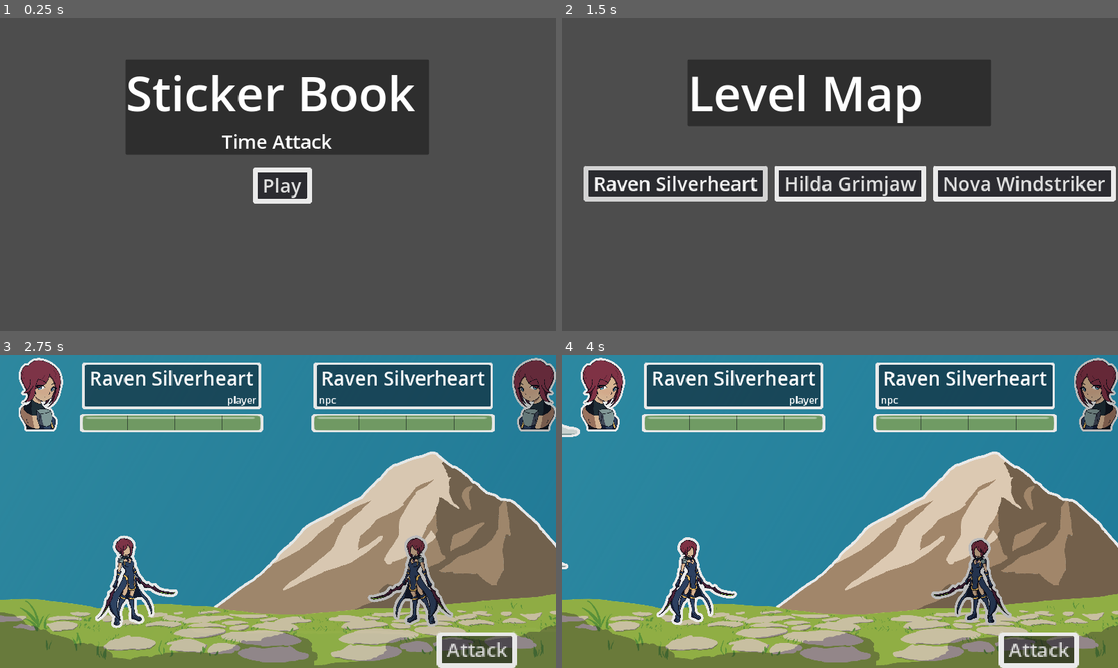
Above: before the commit, frames 1-4 (two rows, left to right).
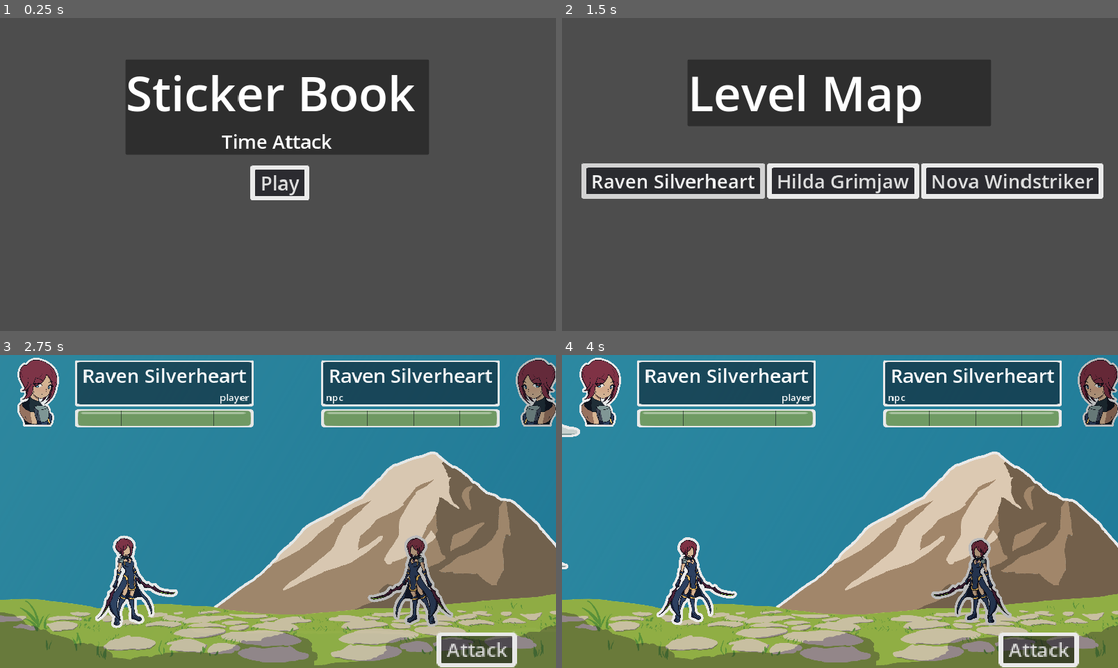
Above: after the commit, the same moments.

Repository: MajorZiploc/sticker_book_moments
Game: Godot game, scene res://scenes/title_scene.tscn
Same seed, same stepped clock (60 frames per second), same inputs: the game is played once before the commit and once after it.
Inputs (mouse positions are in pixels of both pictures, inside the frame that each line leads up to):
- Up to frame 1 (0.25 s): no input
- Up to frame 2 (1.5 s): click "Play" at 0.5 s; click "Raven Silverheart" at 1.25 s
- Up to frame 3 (2.75 s): click "Raven Silverheart" at 2 s
- Up to frame 4 (4 s): tap Enter at 2.75, 2.85 s; move the mouse to (962, 495) at 2.77 s; hold D (right) 2.78-3.53 s; click (962, 495) at 2.92 s; move the mouse to (728, 527) at 3.52 s; hold S (down) from 3.53 s (still down); tap F at 3.6 s

The runs differ from the first frame. In frame 1, 0.8% of the frame differs, in the area x 45-57%, y 46-60%; in frame 2, 6.5%; in frame 3, 9.6%; in frame 4, 9.6%, in the area x 3-100%, y 0-100%.

Commit message:
reduce negative space for panels

Diff:
--- a/our_theme.tres
+++ b/our_theme.tres
@@ -1,137 +1,149 @@
 [gd_resource type="Theme" load_steps=30 format=3 uid="uid://b755fr2pdu1kf"]
 
-[ext_resource type="Texture2D" path="res://art/my/ui/panel_sticker_large.png" id="1_47dse"]
-[ext_resource type="Texture2D" path="res://art/my/ui/panel_sticker_medium.png" id="2_nqhew"]
-[ext_resource type="Texture2D" path="res://art/my/ui/panel_sticker_small.png" id="3_1kfiv"]
+[ext_resource type="Texture2D" uid="uid://dgdh5tjrid1tx" path="res://art/my/ui/panel_sticker_large.png" id="1_47dse"]
+[ext_resource type="Texture2D" uid="uid://bcu8f8c7d303k" path="res://art/my/ui/panel_sticker_medium.png" id="2_nqhew"]
+[ext_resource type="Texture2D" uid="uid://cw3p0r02olwim" path="res://art/my/ui/panel_sticker_small.png" id="3_1kfiv"]
 [ext_resource type="Texture2D" uid="uid://bw2f2ypxgr8qf" path="res://art/my/ui/panel_sticker_xsmall.png" id="4_oa1fk"]
 
 [sub_resource type="StyleBoxTexture" id="StyleBoxTexture_uhqe4"]
 texture = ExtResource("3_1kfiv")
-texture_margin_left = 10.0
-texture_margin_top = 10.0
-texture_margin_right = 10.0
-texture_margin_bottom = 10.0
+texture_margin_left = 5.0
+texture_margin_top = 5.0
+texture_margin_right = 5.0
+texture_margin_bottom = 5.0
 modulate_color = Color(1, 1, 1, 0.7)
 
 [sub_resource type="StyleBoxTexture" id="StyleBoxTexture_thhg4"]
 texture = ExtResource("3_1kfiv")
-texture_margin_left = 10.0
-texture_margin_top = 10.0
-texture_margin_right = 10.0
-texture_margin_bottom = 10.0
+texture_margin_left = 5.0
+texture_margin_top = 5.0
+texture_margin_right = 5.0
+texture_margin_bottom = 5.0
 modulate_color = Color(0.9, 0.9, 0.9, 1)
 
 [sub_resource type="StyleBoxTexture" id="StyleBoxTexture_ydr44"]
 texture = ExtResource("3_1kfiv")
-texture_margin_left = 10.0
-texture_margin_top = 10.0
-texture_margin_right = 10.0
-texture_margin_bottom = 10.0
+texture_margin_left = 5.0
+texture_margin_top = 5.0
+texture_margin_right = 5.0
+texture_margin_bottom = 5.0
 modulate_color = Color(0.9, 0.9, 0.9, 1)
 
 [sub_resource type="StyleBoxTexture" id="StyleBoxTexture_lxfxg"]
 texture = ExtResource("3_1kfiv")
-texture_margin_left = 10.0
-texture_margin_top = 10.0
-texture_margin_right = 10.0
-texture_margin_bottom = 10.0
+texture_margin_left = 5.0
+texture_margin_top = 5.0
+texture_margin_right = 5.0
+texture_margin_bottom = 5.0
 
 [sub_resource type="StyleBoxTexture" id="StyleBoxTexture_ffv3v"]
 texture = ExtResource("3_1kfiv")
-texture_margin_left = 10.0
-texture_margin_top = 10.0
-texture_margin_right = 10.0
-texture_margin_bottom = 10.0
+texture_margin_left = 5.0
+texture_margin_top = 5.0
+texture_margin_right = 5.0
+texture_margin_bottom = 5.0
 modulate_color = Color(0.8, 0.8, 0.8, 1)
 
 [sub_resource type="StyleBoxTexture" id="StyleBoxTexture_htoqo"]
 texture = ExtResource("1_47dse")
-texture_margin_left = 20.0
-texture_margin_top = 20.0
-texture_margin_right = 20.0
-texture_margin_bottom = 20.0
+texture_margin_left = 15.0
+texture_margin_top = 15.0
+texture_margin_right = 15.0
+texture_margin_bottom = 15.0
 modulate_color = Color(1, 1, 1, 0.7)
 
 [sub_resource type="StyleBoxTexture" id="StyleBoxTexture_tctvh"]
 texture = ExtResource("1_47dse")
-texture_margin_left = 20.0
-texture_margin_top = 20.0
-texture_margin_right = 20.0
-texture_margin_bottom = 20.0
+texture_margin_left = 15.0
+texture_margin_top = 15.0
+texture_margin_right = 15.0
+texture_margin_bottom = 15.0
 modulate_color = Color(0.9, 0.9, 0.9, 1)
 
 [sub_resource type="StyleBoxTexture" id="StyleBoxTexture_sppww"]
 texture = ExtResource("1_47dse")
-texture_margin_left = 20.0
-texture_margin_top = 20.0
-texture_margin_right = 20.0
-texture_margin_bottom = 20.0
+texture_margin_left = 15.0
+texture_margin_top = 15.0
+texture_margin_right = 15.0
+texture_margin_bottom = 15.0
 modulate_color = Color(0.9, 0.9, 0.9, 1)
 
 [sub_resource type="StyleBoxTexture" id="StyleBoxTexture_fwthj"]
 texture = ExtResource("1_47dse")
-texture_margin_left = 20.0
-texture_margin_top = 20.0
-texture_margin_right = 20.0
-texture_margin_bottom = 20.0
+texture_margin_left = 15.0
+texture_margin_top = 15.0
+texture_margin_right = 15.0
+texture_margin_bottom = 15.0
 
 [sub_resource type="StyleBoxTexture" id="StyleBoxTexture_5lo13"]
 texture = ExtResource("1_47dse")
-texture_margin_left = 20.0
-texture_margin_top = 20.0
-texture_margin_right = 20.0
-texture_margin_bottom = 20.0
+texture_margin_left = 15.0
+texture_margin_top = 15.0
+texture_margin_right = 15.0
+texture_margin_bottom = 15.0
 modulate_color = Color(0.8, 0.8, 0.8, 1)
 
 [sub_resource type="StyleBoxTexture" id="StyleBoxTexture_ikx1g"]
 texture = ExtResource("2_nqhew")
-texture_margin_left = 15.0
-texture_margin_top = 15.0
-texture_margin_right = 15.0
-texture_margin_bottom = 15.0
+texture_margin_left = 10.0
+texture_margin_top = 10.0
+texture_margin_right = 10.0
+texture_margin_bottom = 10.0
 modulate_color = Color(1, 1, 1, 0.701961)
 
 [sub_resource type="StyleBoxTexture" id="StyleBoxTexture_gxl7i"]
 texture = ExtResource("2_nqhew")
-texture_margin_left = 15.0
-texture_margin_top = 15.0
-texture_margin_right = 15.0
-texture_margin_bottom = 15.0
+texture_margin_left = 10.0
+texture_margin_top = 10.0
+texture_margin_right = 10.0
+texture_margin_bottom = 10.0
 modulate_color = Color(0.901961, 0.901961, 0.901961, 1)
 
 [sub_resource type="StyleBoxTexture" id="StyleBoxTexture_st18e"]
 texture = ExtResource("2_nqhew")
-texture_margin_left = 15.0
-texture_margin_top = 15.0
-texture_margin_right = 15.0
-texture_margin_bottom = 15.0
+texture_margin_left = 10.0
+texture_margin_top = 10.0
+texture_margin_right = 10.0
+texture_margin_bottom = 10.0
 modulate_color = Color(0.9, 0.9, 0.9, 1)
 
 [sub_resource type="StyleBoxTexture" id="StyleBoxTexture_7bw55"]
 texture = ExtResource("2_nqhew")
-texture_margin_left = 15.0
-texture_margin_top = 15.0
-texture_margin_right = 15.0
-texture_margin_bottom = 15.0
+texture_margin_left = 10.0
+texture_margin_top = 10.0
+texture_margin_right = 10.0
+texture_margin_bottom = 10.0
 
 [sub_resource type="StyleBoxTexture" id="StyleBoxTexture_xhut6"]
 texture = ExtResource("2_nqhew")
-texture_margin_left = 15.0
-texture_margin_top = 15.0
-texture_margin_right = 15.0
-texture_margin_bottom = 15.0
+texture_margin_left = 10.0
+texture_margin_top = 10.0
+texture_margin_right = 10.0
+texture_margin_bottom = 10.0
 modulate_color = Color(0.8, 0.8, 0.8, 1)
 
 [sub_resource type="StyleBoxTexture" id="StyleBoxTexture_w880r"]
 texture = ExtResource("4_oa1fk")
+texture_margin_left = 3.0
+texture_margin_top = 3.0
+texture_margin_right = 3.0
+texture_margin_bottom = 3.0
 modulate_color = Color(1, 1, 1, 0.7)
 
 [sub_resource type="StyleBoxTexture" id="StyleBoxTexture_cr758"]
 texture = ExtResource("4_oa1fk")
+texture_margin_left = 3.0
+texture_margin_top = 3.0
+texture_margin_right = 3.0
+texture_margin_bottom = 3.0
 modulate_color = Color(0.9, 0.9, 0.9, 1)
 
 [sub_resource type="StyleBoxTexture" id="StyleBoxTexture_yo488"]
 texture = ExtResource("4_oa1fk")
+texture_margin_left = 3.0
+texture_margin_top = 3.0
+texture_margin_right = 3.0
+texture_margin_bottom = 3.0
 modulate_color = Color(0.9, 0.9, 0.9, 1)
 
 [sub_resource type="StyleBoxTexture" id="StyleBoxTexture_mypvk"]
@@ -143,24 +155,24 @@
 
 [sub_resource type="StyleBoxTexture" id="StyleBoxTexture_3sabn"]
 texture = ExtResource("1_47dse")
-texture_margin_left = 20.0
-texture_margin_top = 20.0
-texture_margin_right = 20.0
-texture_margin_bottom = 20.0
+texture_margin_left = 15.0
+texture_margin_top = 15.0
+texture_margin_right = 15.0
+texture_margin_bottom = 15.0
 
 [sub_resource type="StyleBoxTexture" id="StyleBoxTexture_ohgbv"]
 texture = ExtResource("2_nqhew")
-texture_margin_left = 15.0
-texture_margin_top = 15.0
-texture_margin_right = 15.0
-texture_margin_bottom = 15.0
+texture_margin_left = 10.0
+texture_margin_top = 10.0
+texture_margin_right = 10.0
+texture_margin_bottom = 10.0
 
 [sub_resource type="StyleBoxTexture" id="StyleBoxTexture_rh7gh"]
 texture = ExtResource("3_1kfiv")
-texture_margin_left = 10.0
-texture_margin_top = 10.0
-texture_margin_right = 10.0
-texture_margin_bottom = 10.0
+texture_margin_left = 5.0
+texture_margin_top = 5.0
+texture_margin_right = 5.0
+texture_margin_bottom = 5.0
 
 [sub_resource type="StyleBoxTexture" id="StyleBoxTexture_kwg57"]
 texture = ExtResource("4_oa1fk")
Binary file changed: art/my/ui/panel_sticker_large.png
Binary file changed: art/my/ui/panel_sticker_medium.png
Binary file changed: art/my/ui/panel_sticker_small.png
Binary file changed: art/my/ui/panel_sticker_xsmall.png
